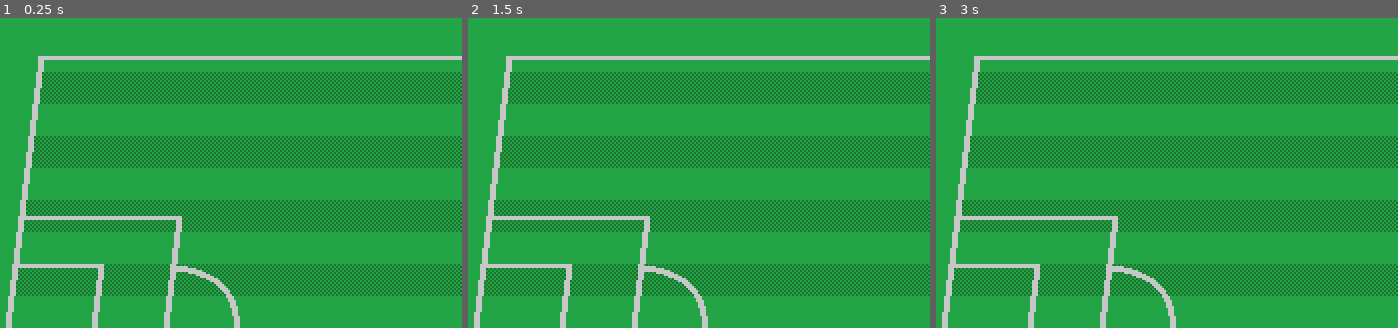
Above: before the commit, frames 1-3 (left to right).
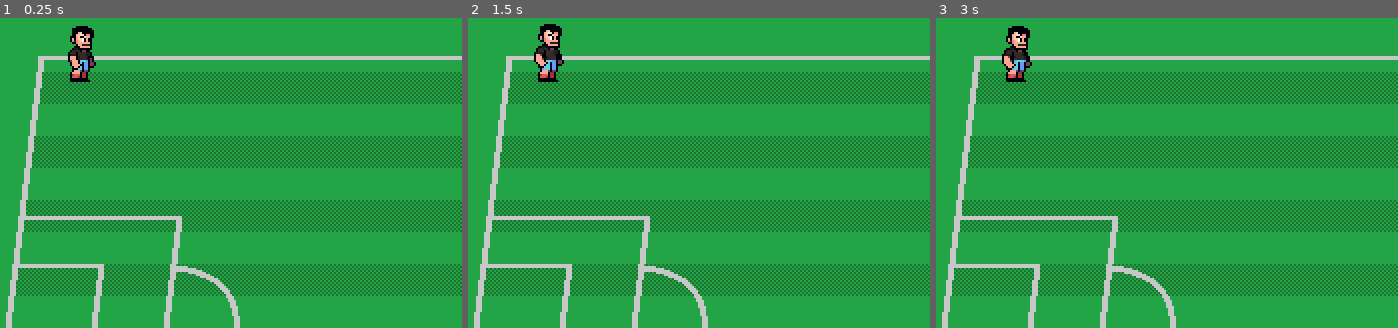
Above: after the commit, the same moments.

Repository: bowman290/godot-football-tutorial
Game: Godot game, scene res://scenes/world.tscn
Two runs of this game, one before a commit and one after it. Both use one fixed random seed, a clock stepped at 60 frames per second and the inputs below.
Inputs:
- Up to frame 1 (0.25 s): no input
- Up to frame 2 (1.5 s): no input
- Up to frame 3 (3 s): no input

The runs differ from the first frame. In frame 1, 0.8% of the frame differs, in the area x 14-21%, y 2-21%; in frame 2, 0.9%, in the area x 14-21%, y 1-21%; in frame 3, 0.9%.

Commit message:
refactor: player

Diff:
--- /dev/null
+++ b/scenes/player.tscn
@@ -0,0 +1,66 @@
+[gd_scene load_steps=6 format=3 uid="uid://c5henrw6rbg83"]
+
+[ext_resource type="Texture2D" uid="uid://npdtap32vjn6" path="res://assets/art/characters/soccer-player.png" id="1_3vyb7"]
+
+[sub_resource type="Animation" id="Animation_3vyb7"]
+resource_name = "idle"
+length = 0.6
+loop_mode = 1
+step = 0.15
+tracks/0/type = "value"
+tracks/0/imported = false
+tracks/0/enabled = true
+tracks/0/path = NodePath("PlayerSprite:frame")
+tracks/0/interp = 1
+tracks/0/loop_wrap = true
+tracks/0/keys = {
+"times": PackedFloat32Array(0, 0.15, 0.3, 0.45),
+"transitions": PackedFloat32Array(1, 1, 1, 1),
+"update": 1,
+"values": [0, 0, 1, 2]
+}
+
+[sub_resource type="Animation" id="Animation_g2els"]
+length = 0.001
+tracks/0/type = "value"
+tracks/0/imported = false
+tracks/0/enabled = true
+tracks/0/path = NodePath("PlayerSprite:frame")
+tracks/0/interp = 1
+tracks/0/loop_wrap = true
+tracks/0/keys = {
+"times": PackedFloat32Array(0),
+"transitions": PackedFloat32Array(1),
+"update": 1,
+"values": [0]
+}
+
+[sub_resource type="AnimationLibrary" id="AnimationLibrary_qhqgy"]
+_data = {
+&"RESET": SubResource("Animation_g2els"),
+&"idle": SubResource("Animation_3vyb7")
+}
+
+[sub_resource type="CapsuleShape2D" id="CapsuleShape2D_u8vuu"]
+radius = 4.0
+height = 18.0
+
+[node name="Player" type="CharacterBody2D"]
+
+[node name="PlayerSprite" type="Sprite2D" parent="."]
+texture = ExtResource("1_3vyb7")
+centered = false
+offset = Vector2(-16, -32)
+hframes = 6
+vframes = 13
+
+[node name="AnimationPlayer" type="AnimationPlayer" parent="."]
+libraries = {
+&"": SubResource("AnimationLibrary_qhqgy")
+}
+autoplay = "idle"
+
+[node name="CollisionShape2D" type="CollisionShape2D" parent="."]
+position = Vector2(0, -3)
+rotation = 1.5708
+shape = SubResource("CapsuleShape2D_u8vuu")
--- a/scenes/world.tscn
+++ b/scenes/world.tscn
@@ -1,8 +1,9 @@
-[gd_scene load_steps=4 format=3 uid="uid://cgxcsnf0s0y7e"]
+[gd_scene load_steps=5 format=3 uid="uid://cgxcsnf0s0y7e"]
 
 [ext_resource type="Texture2D" uid="uid://br0pgwma3bwej" path="res://assets/art/backgrounds/pitch-background.png" id="1_nnsk1"]
 [ext_resource type="Texture2D" uid="uid://bmgmu07m5j088" path="res://assets/art/backgrounds/pitch-pattern.png" id="2_4wyf3"]
 [ext_resource type="Texture2D" uid="uid://orjl8b8okk3b" path="res://assets/art/backgrounds/pitch-lines.png" id="3_k0juu"]
+[ext_resource type="PackedScene" uid="uid://c5henrw6rbg83" path="res://scenes/player.tscn" id="4_k0juu"]
 
 [node name="World" type="Node2D"]
 
@@ -22,3 +23,6 @@
 modulate = Color(0.779291, 0.779291, 0.779291, 1)
 texture = ExtResource("3_k0juu")
 centered = false
+
+[node name="Player" parent="." instance=ExtResource("4_k0juu")]
+position = Vector2(90, 57)
